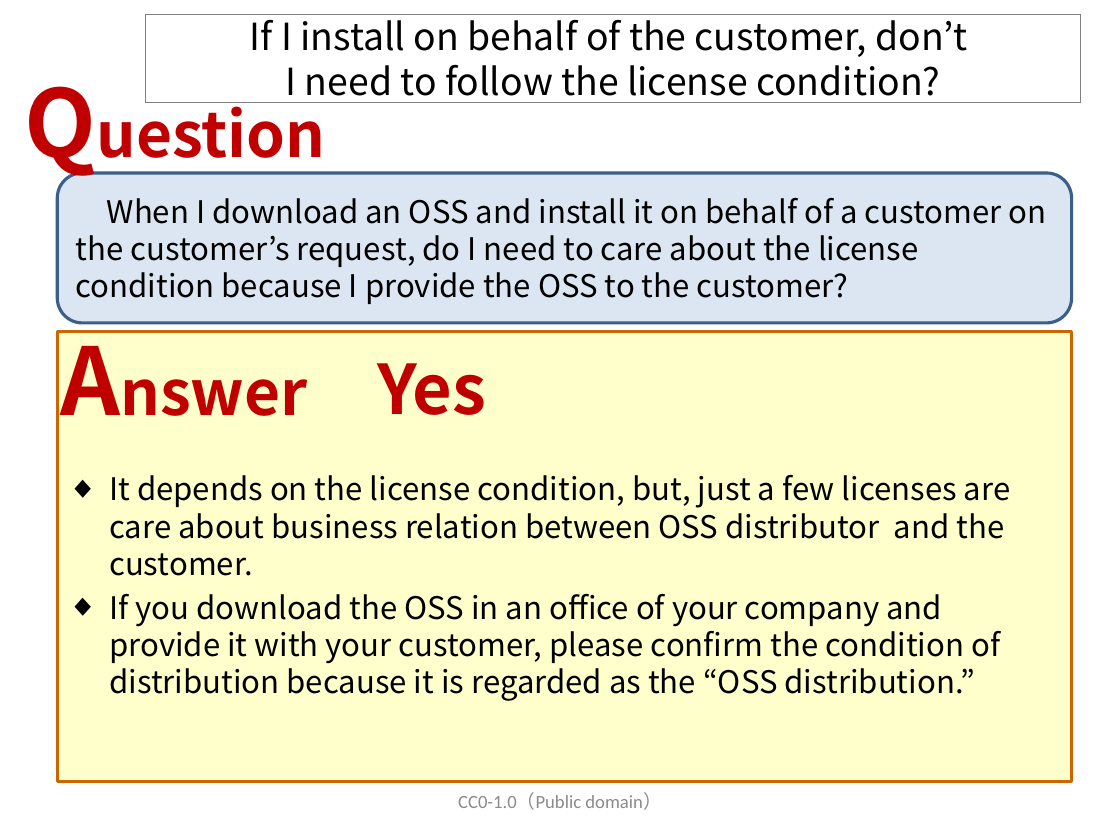
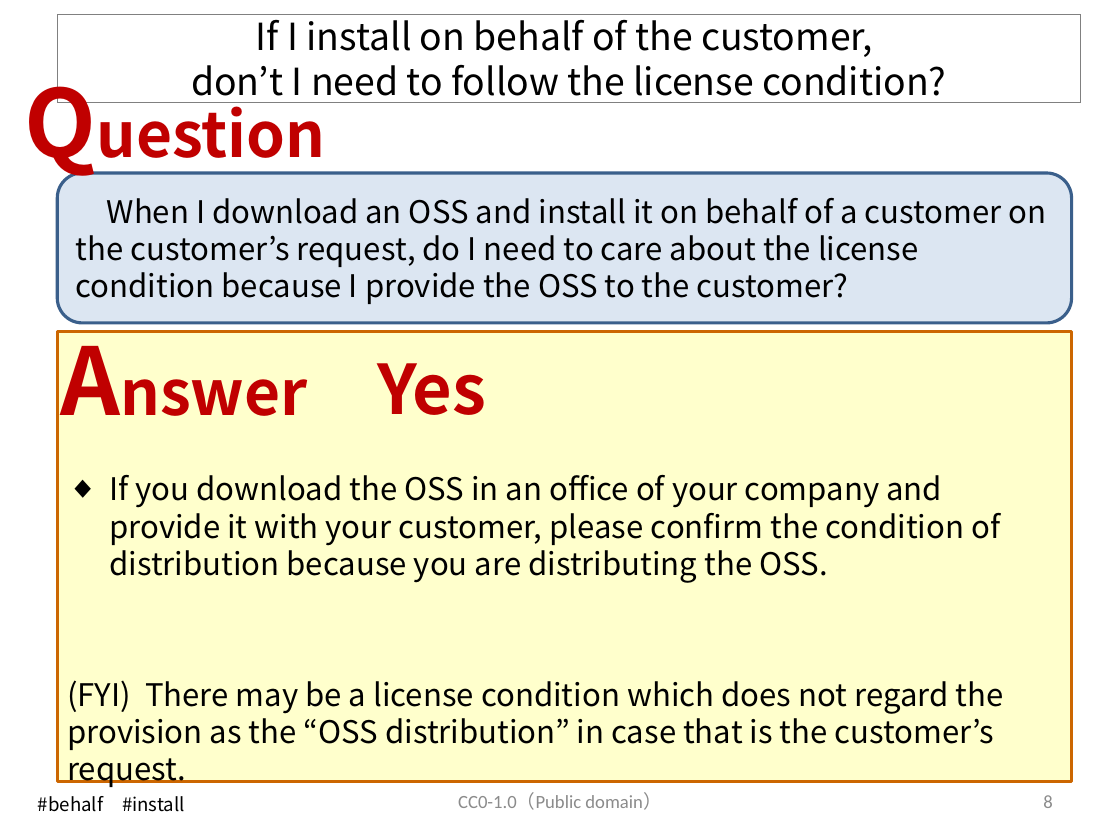
Before and after one commit to OpenChain-Project/OpenChain-JWG, a slide deck: slide 8 of Education_Material/FAQ/Misunderstandings_of_OSS_licenses_CC0.pptx (slide 10 before the commit). Drawn at 1120x840 pixels with LibreOffice and Linux fonts; fonts in the diff are those of the drawing. Boxes give left, top, right and bottom in pixels: in the first picture for what was removed or moved away, otherwise in the second. Text is boxed around its words. In the diff, an @@ line names an element or a change of style, - is before the commit and + after.

```diff
--- a/Education_Material/FAQ/Misunderstandings_of_OSS_licenses_CC0.pptx
+++ b/Education_Material/FAQ/Misunderstandings_of_OSS_licenses_CC0.pptx
@@ title "If I install on behalf ..." resized from (x1=146, y1=15, x2=1081, y2=103) to (x1=57, y1=15, x2=1080, y2=103) @@
@@ text at (x1=67, y1=475, x2=1004, y2=789): text changed @@
-◆ It depends on the license condition, but, just a few licenses are care about business relation between OSS distributor and the customer.
-◆ If you download the OSS in an office of your company and provide it with your customer, please confirm the condition of distribution because it is regarded as the “OSS distribution.”
+◆ If you download the OSS in an office of your company and provide it with your customer, please confirm the condition of distribution because you are distributing the OSS.
+(FYI) There may be a license condition which does not regard the provision as the “OSS distribution” in case that is the customer’s request.
@@ text added at (x1=38, y1=796, x2=185, y2=812), 12 pt, text #000000 @@
+#behalf #install
@@ page number added at (x1=1043, y1=795, x2=1052, y2=808), 12 pt, text #8C8C8C @@
+8
```
Also in this commit, not shown: 17 other slides changed, 20 slides added, 2 slides removed, 1 other file.
